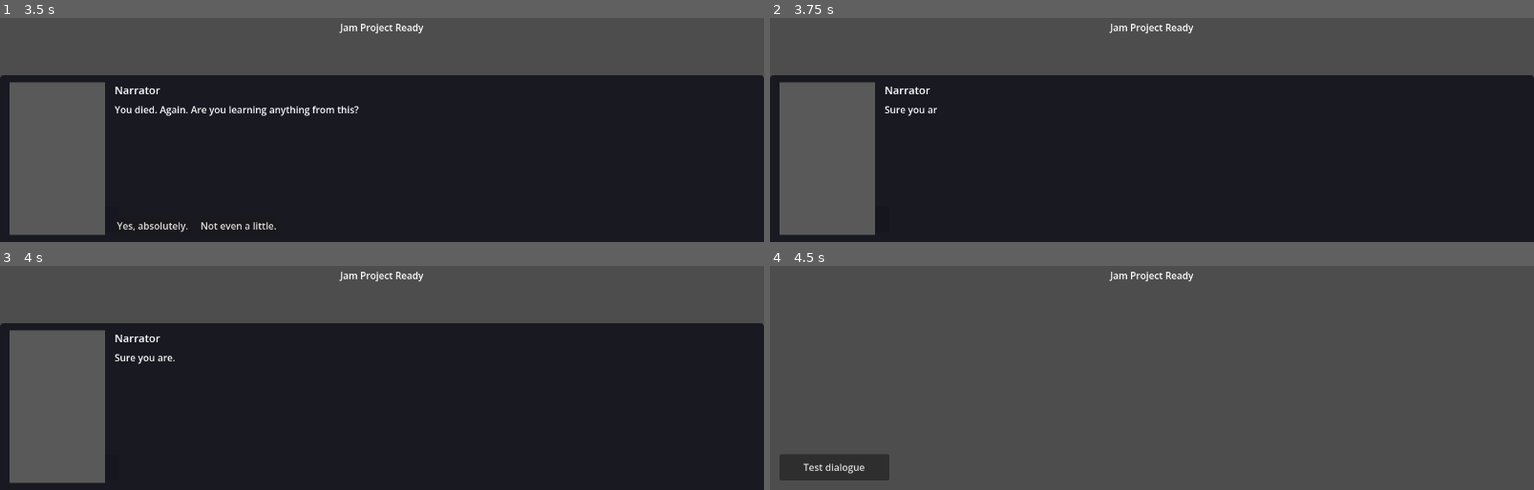
Above: before the commit, frames 1-4 (two rows, left to right).
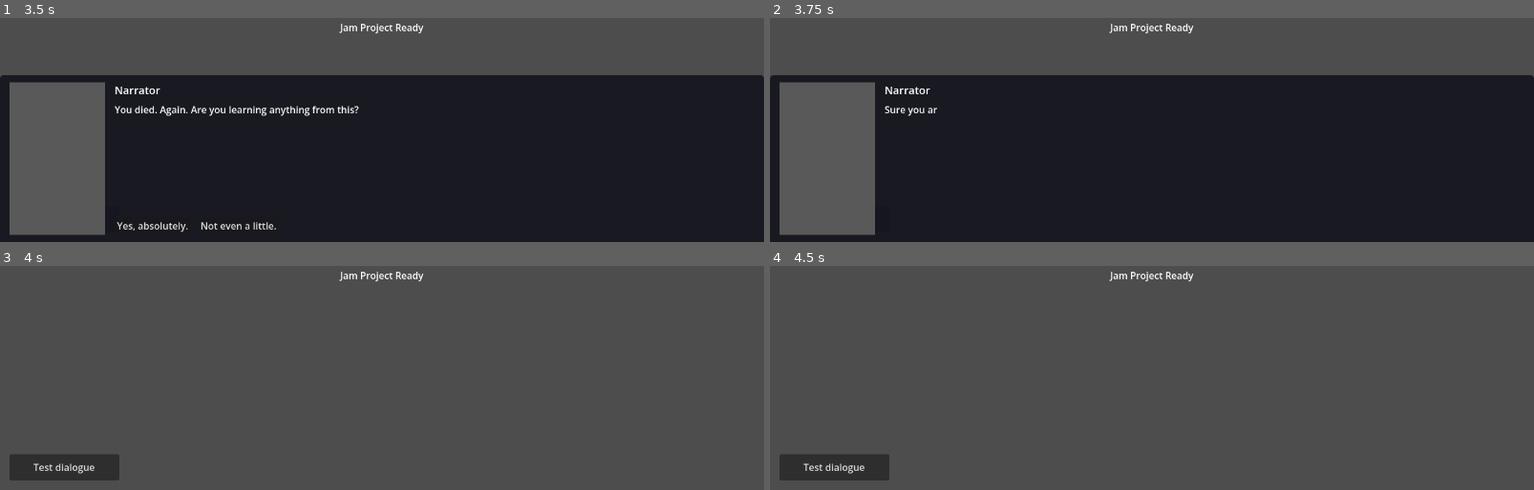
Above: after the commit, the same moments.

Repository: TortikP/GameJamProject
Game: Godot game, scene res://scenes/main.tscn
The game is run twice, just before and just after one commit, with the same random seed, the same clock (stepped at 60 frames per second) and the same inputs.
Inputs (mouse positions are in pixels of both pictures, inside the frame that each line leads up to):
- Up to frame 1 (3.5 s): click "Test dialogue" at 0.5 s; click "Test dialogue" at 1.25 s; click "Test dialogue" at 2 s; tap Enter at 2.75, 2.85 s; move the mouse to (outside the picture) at 2.77 s; click (outside the picture) at 2.92 s; tap Space at 3.02 s
- Up to frame 2 (3.75 s): click "Yes, absolutely." at 3.5 s
- Up to frame 3 (4 s): no input
- Up to frame 4 (4.5 s): tap Space at 4.25 s; move the mouse to (999, 297) at 4.27 s; tap Enter at 4.35 s; click (999, 297) at 4.42 s

Frames 1-2 are identical in both runs. In frame 3, 67% of the frame differs, in the area x 0-100%, y 25-100%; in frame 4, nothing differs.

Commit message:
fix(003): state machine panel — no await, TYPING/WAITING/CHOICES/IDLE states, click bleed via IDLE

Diff:
--- a/scripts/presentation/dialogue_panel.gd
+++ b/scripts/presentation/dialogue_panel.gd
@@ -1,27 +1,25 @@
 extends Control
-## DialoguePanel — View layer for dialogue.
-## Consumes DialogueLine data, emits signals for DialogueManager.
+## DialoguePanel — state-machine view. No await inside — all state transitions
+## are explicit. DialogueManager awaits line_ended / choice_picked signals.
 
 const GameLogger = preload("res://scripts/infrastructure/game_logger.gd")
 
 signal line_ended
 signal choice_picked(index: int)
 
-# Internal signal — bridges tween/manual skip to show_line coroutine
-signal _typewriter_done
+enum State { IDLE, TYPING, WAITING, CHOICES }
 
-@onready var _portrait : TextureRect    = $Panel/MarginContainer/HBoxContainer/Portrait
-@onready var _name_lbl : Label          = $Panel/MarginContainer/HBoxContainer/VBoxContainer/Name
-@onready var _text_lbl : RichTextLabel  = $Panel/MarginContainer/HBoxContainer/VBoxContainer/Text
-@onready var _choices  : HBoxContainer  = $Panel/MarginContainer/HBoxContainer/VBoxContainer/Choices
-@onready var _image    : TextureRect    = $Panel/MarginContainer/HBoxContainer/Image
+@onready var _portrait : TextureRect   = $Panel/MarginContainer/HBoxContainer/Portrait
+@onready var _name_lbl : Label         = $Panel/MarginContainer/HBoxContainer/VBoxContainer/Name
+@onready var _text_lbl : RichTextLabel = $Panel/MarginContainer/HBoxContainer/VBoxContainer/Text
+@onready var _choices  : HBoxContainer = $Panel/MarginContainer/HBoxContainer/VBoxContainer/Choices
+@onready var _image    : TextureRect   = $Panel/MarginContainer/HBoxContainer/Image
 
 var _placeholder_cache: Dictionary = {}
 var _tween: Tween = null
-var _text_complete: bool = false
-var _has_choices: bool = false
+var _state: int = State.IDLE
+var _current_line: Object = null
 var _auto_timer: SceneTreeTimer = null
-var _accept_input: bool = false   # false for 1 frame after show_line to absorb click bleed
 
 
 func _ready() -> void:
@@ -31,23 +29,13 @@
 
 
 func show_line(line: Object, speaker_data: Dictionary) -> void:
-	_has_choices   = line.choices.size() > 0
-	_text_complete = false
-	_auto_timer    = null
-	_accept_input  = false
-	set_process_input(true)
+	_current_line = line
+	_state = State.IDLE   # reset before setup
+	_auto_timer = null
 
-	# Skip 1 frame to absorb any click that triggered this line
-	await get_tree().process_frame
-	_accept_input = true
-
-	# Speaker name
 	_name_lbl.text = speaker_data.get("display_name", str(line.speaker))
-
-	# Portrait
 	_portrait.texture = _resolve_portrait(line, speaker_data)
 
-	# Image slot
 	if line.image != "":
 		var img_tex = _try_load_texture(line.image)
 		if img_tex != null:
@@ -58,12 +46,10 @@
 	else:
 		_image.hide()
 
-	# Clear choices
 	for child in _choices.get_children():
 		child.queue_free()
 	_choices.hide()
 
-	# Typewriter
 	_text_lbl.bbcode_enabled = true
 	_text_lbl.text = line.text
 	_text_lbl.visible_characters = 0
@@ -75,31 +61,27 @@
 		_tween.kill()
 	_tween = create_tween()
 	_tween.tween_property(_text_lbl, "visible_characters", line.text.length(), duration)
-	_tween.finished.connect(func(): _finish_typewriter(), CONNECT_ONE_SHOT)
+	_tween.finished.connect(_on_typewriter_done, CONNECT_ONE_SHOT)
 
-	await _typewriter_done  # resolves from tween OR manual skip
-
-	if _has_choices:
-		_show_choices(line.choices)
-	else:
-		var auto_delay: float = GameSpeed.get_value("ui", "dialogue_auto_advance_after_sec", 3.0)
-		_auto_timer = get_tree().create_timer(auto_delay)
-		var t = _auto_timer
-		await t.timeout
-		if _auto_timer == t:
-			_emit_line_ended()
+	_state = State.TYPING
+	set_process_input(true)
 
 
-func _finish_typewriter() -> void:
-	_text_complete = true
+func _on_typewriter_done() -> void:
 	_text_lbl.visible_characters = -1
-	_typewriter_done.emit()
+	if _current_line.choices.size() > 0:
+		_show_choices(_current_line.choices)
+		_state = State.CHOICES
+	else:
+		_state = State.WAITING
+		var delay: float = GameSpeed.get_value("ui", "dialogue_auto_advance_after_sec", 3.0)
+		_auto_timer = get_tree().create_timer(delay)
+		_auto_timer.timeout.connect(_on_auto_advance, CONNECT_ONE_SHOT)
 
 
-func _emit_line_ended() -> void:
-	set_process_input(false)
-	_auto_timer = null
-	line_ended.emit()
+func _on_auto_advance() -> void:
+	if _state == State.WAITING:
+		_close()
 
 
 func _show_choices(choices: Array) -> void:
@@ -113,15 +95,20 @@
 
 
 func _on_choice(index: int) -> void:
+	_state = State.IDLE
 	set_process_input(false)
 	_choices.hide()
 	choice_picked.emit(index)
 
 
+func _close() -> void:
+	_state = State.IDLE
+	_auto_timer = null
+	set_process_input(false)
+	line_ended.emit()
+
+
 func _input(event: InputEvent) -> void:
-	if not _accept_input:
-		return
-
 	var is_advance := false
 	if event is InputEventMouseButton and event.pressed and event.button_index == MOUSE_BUTTON_LEFT:
 		is_advance = true
@@ -132,20 +119,21 @@
 	if not is_advance:
 		return
 
-	if _has_choices:
-		return  # let buttons handle their own clicks
-
-	get_viewport().set_input_as_handled()
-
-	if not _text_complete:
-		# First click: skip typewriter
-		if _tween != null and _tween.is_running():
-			_tween.kill()
-		_finish_typewriter()
-	else:
-		# Second click: close / next
-		_auto_timer = null
-		_emit_line_ended()
+	match _state:
+		State.TYPING:
+			get_viewport().set_input_as_handled()
+			if _tween != null:
+				_tween.kill()
+			_tween = null
+			_on_typewriter_done()
+		State.WAITING:
+			get_viewport().set_input_as_handled()
+			_auto_timer = null
+			_close()
+		State.CHOICES:
+			pass  # buttons handle their own clicks
+		State.IDLE:
+			pass  # absorbs click bleed between lines
 
 
 # ── Helpers ───────────────────────────────────────────────────────────────────
